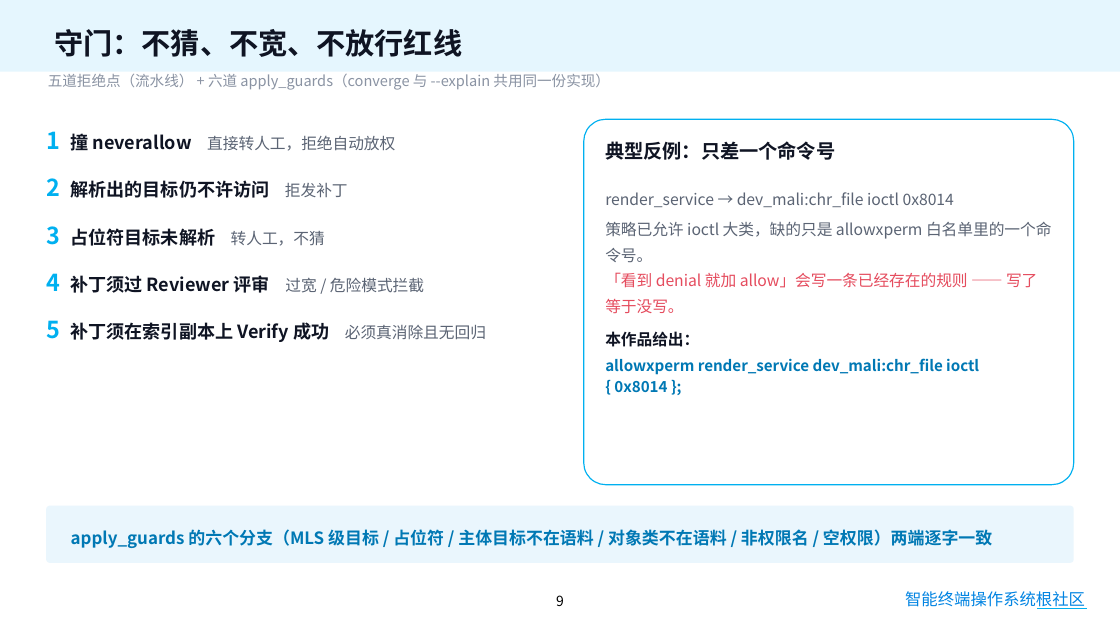
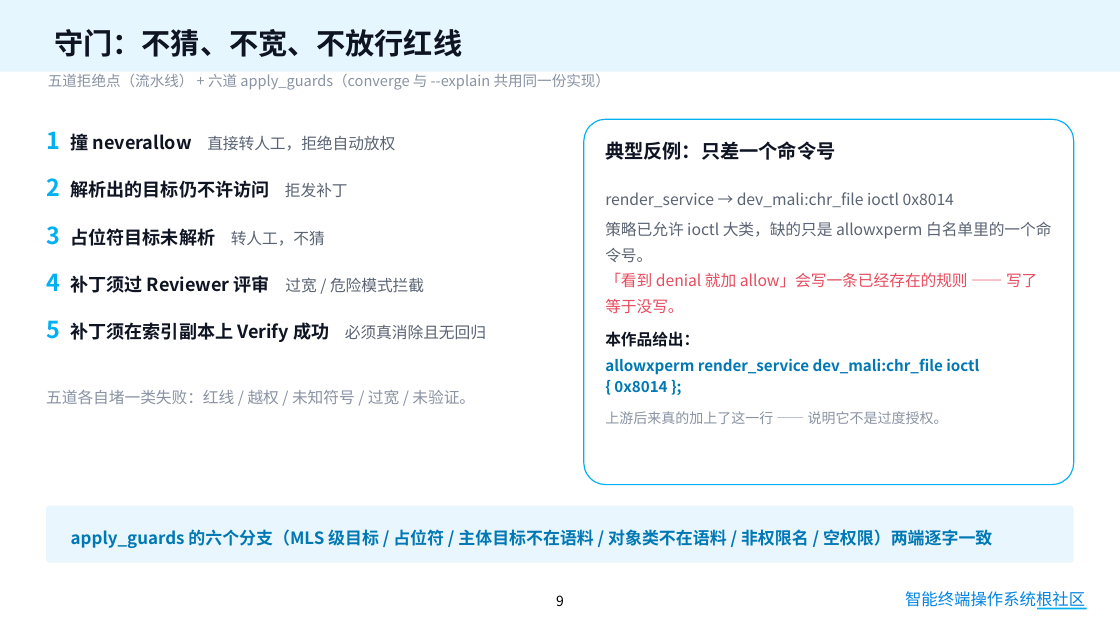
Before and after one commit to asymecat/policy_loop, a slide deck: slide 9 of docs/policy_loop-答辩.pptx. Drawn at 1120x630 pixels with LibreOffice and Linux fonts; fonts in the diff are those of the drawing; background and template pictures are left out. Boxes give left, top, right and bottom in pixels: in the first picture for what was removed or moved away, otherwise in the second. Text is boxed around its words. In the diff, an @@ line names an element or a change of style, - is before the commit and + after.

```diff
--- a/docs/policy_loop-答辩.pptx
+++ b/docs/policy_loop-答辩.pptx
@@ text added at [46,390,475,404], 13.5 pt, text #8A93A3 @@
+五道各自堵一类失败：红线 / 越权 / 未知符号 / 过宽 / 未验证。
@@ text in rounded rectangle at [605,411,948,424]: paragraph added @@
+上游后来真的加上了这一行 —— 说明它不是过度授权。
@@ text "智能终端操作系统根社区" at [905,591,1085,610]: text colour gradient #0284E2 to #00B050 to #0284E2 @@
```
Also in this commit, not shown: 20 other slides changed, 1 other file.
